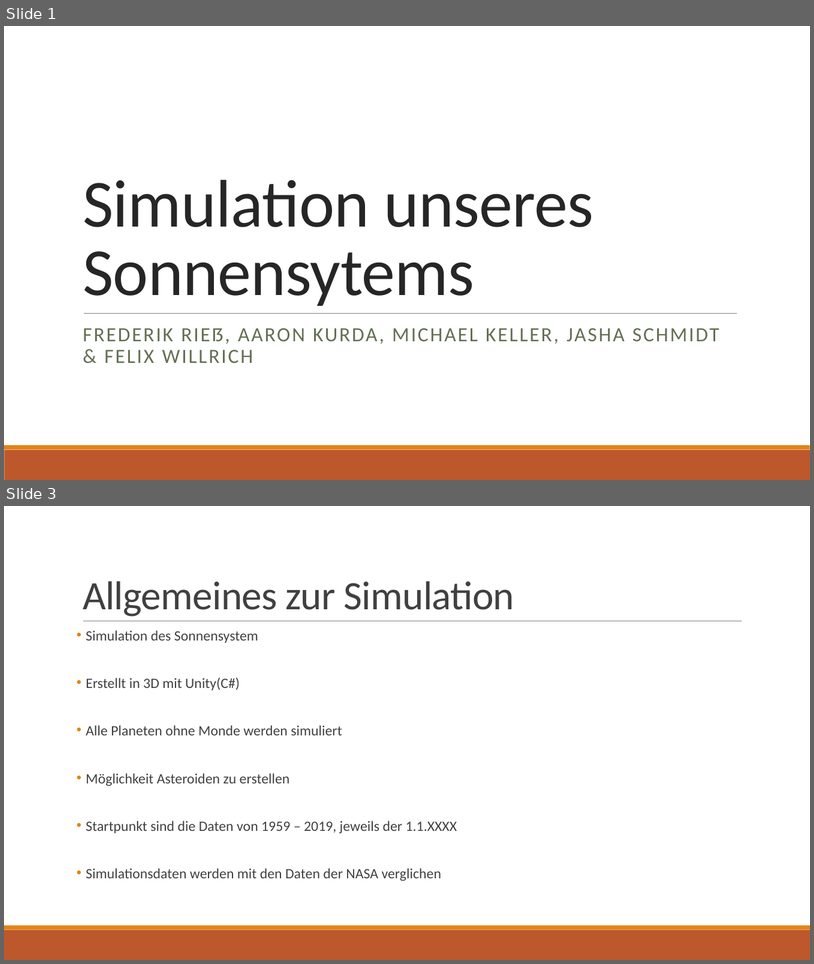
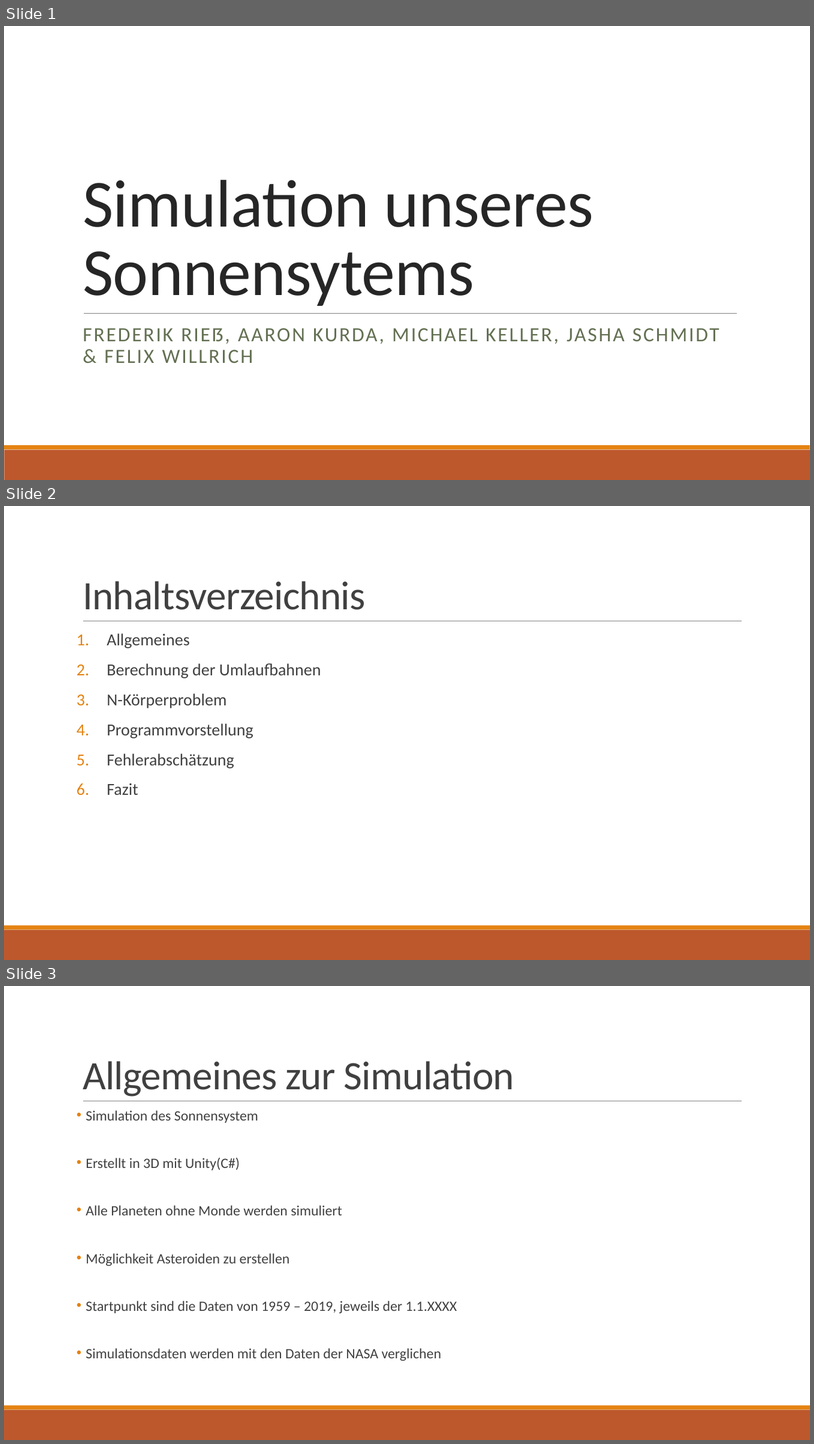
Before and after one commit to Voxen4/Planetarium, a slide deck: Simulation des Sonnensytem.pptx. Shown one above the other, each under a label of ours: slides 1 and 3 before the commit, slides 1, 2 and 3 after it; the slides between them are not shown. The pictures are 814x964 and 814x1444 pixels, drawn with LibreOffice and Linux fonts; fonts in the diff are those of the drawing. Boxes give left, top, right and bottom in pixels: in the first picture for what was removed or moved away, otherwise in the second. Text is boxed around its words. In the diff, an @@ line names an element or a change of style, - is before the commit and + after.

```diff
--- a/Simulation des Sonnensytem.pptx
+++ b/Simulation des Sonnensytem.pptx
@@ slide 2 added at (x1=4, y1=506, x2=810, y2=960), background #FFFFFF; not listed: 3 template elements that a slide beside it also shows @@
@@ title added at (x1=83, y1=581, x2=366, y2=610), 48 pt, text #404040 @@
+Inhaltsverzeichnis
@@ text added at (x1=107, y1=633, x2=321, y2=795), 20 pt, text #404040 @@
+1. Allgemeines
+2. Berechnung der Umlaufbahnen
+3. N-Körperproblem
+4. Programmvorstellung
+5. Fehlerabschätzung
+6. Fazit
```
Also in this commit, not shown: 2 other slides added, 1 slide removed, 9 other files.
